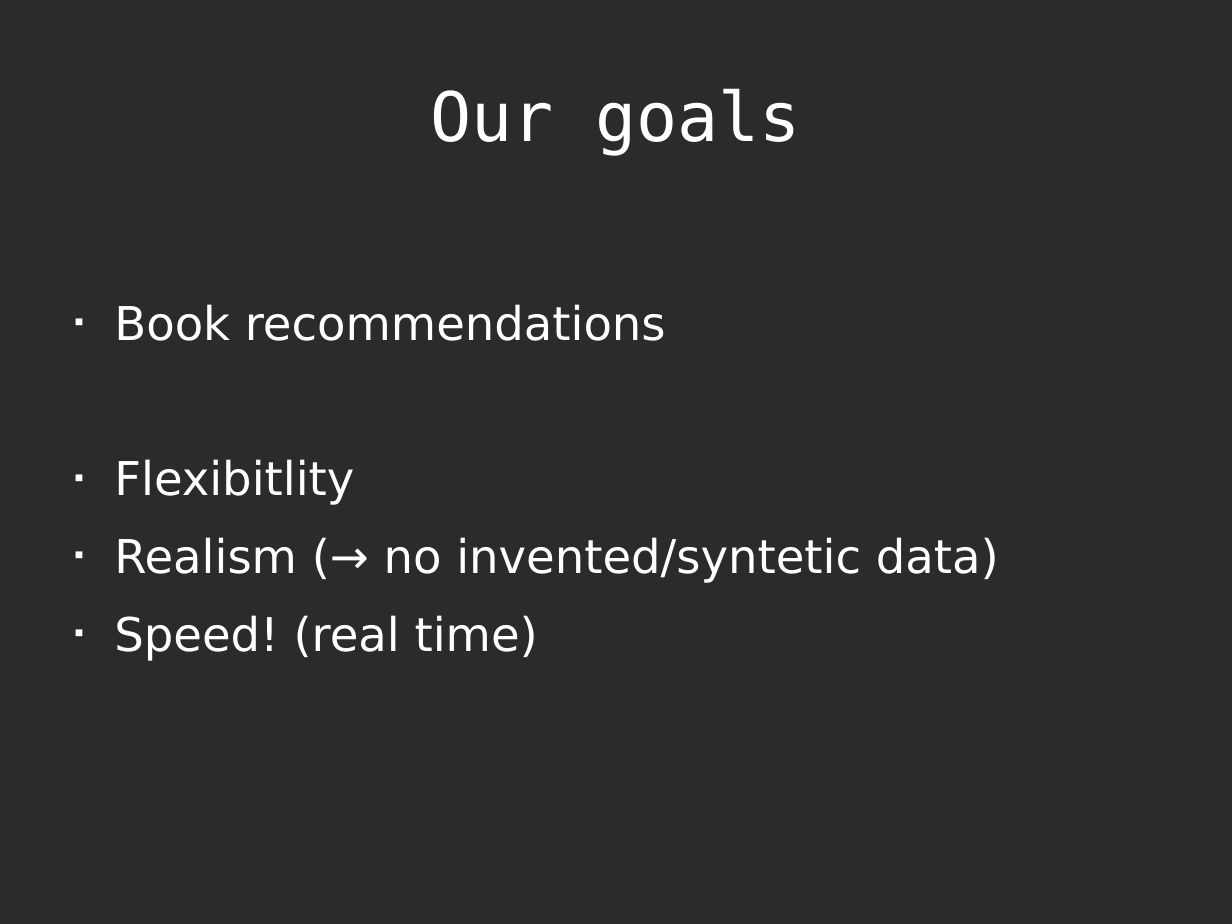
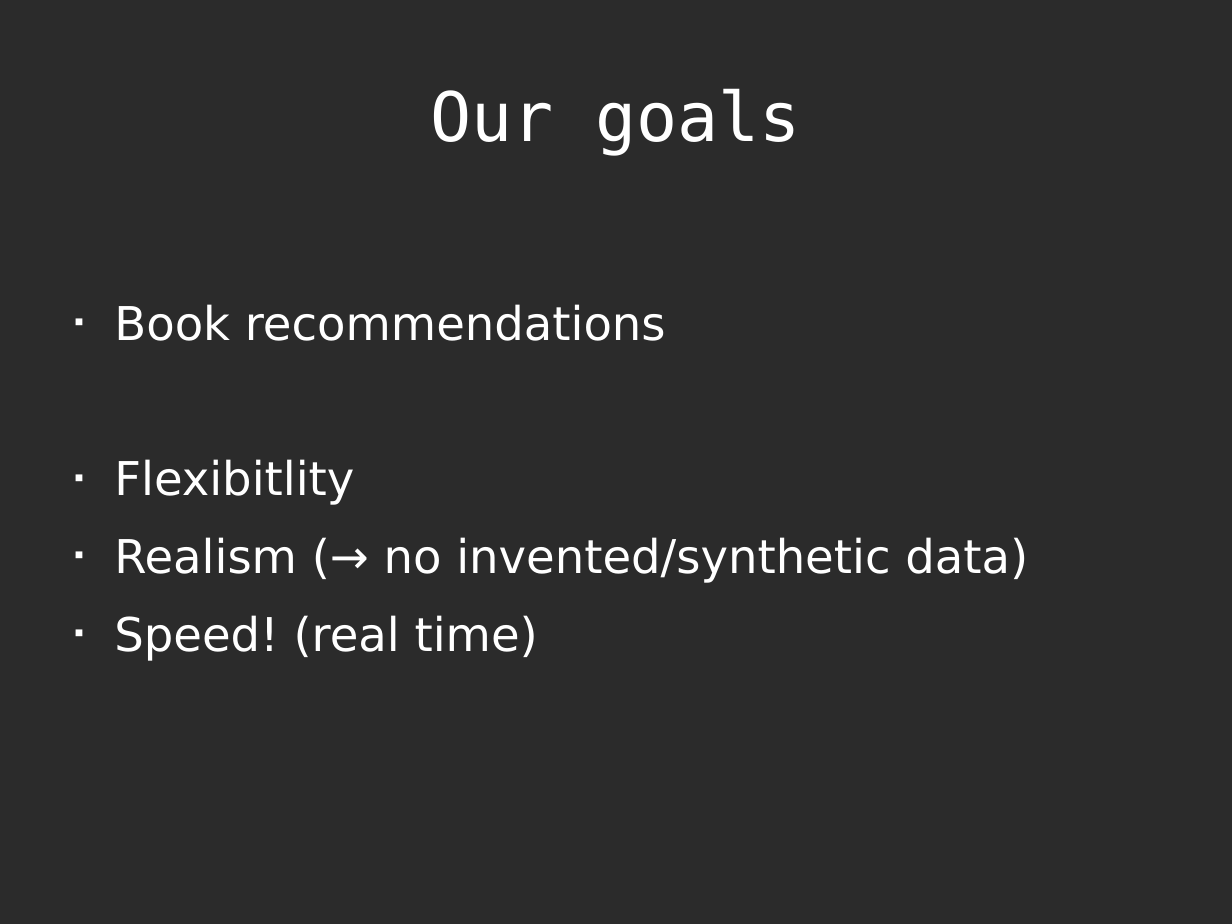
Before and after one commit to vogelsgesang/upc-od, a slide deck: slide 2 of documentation/od_presentation.odp. Drawn at 1232x924 pixels with LibreOffice and Linux fonts; fonts in the diff are those of the drawing; background and template pictures are left out; a plain dark background stands for a picture behind light text. Boxes give left, top, right and bottom in pixels: in the first picture for what was removed or moved away, otherwise in the second. Text is boxed around its words. In the diff, an @@ line names an element or a change of style, - is before the commit and + after.

```diff
--- a/documentation/od_presentation.odp
+++ b/documentation/od_presentation.odp
@@ text at (x1=114, y1=537, x2=1028, y2=583): text changed @@
-■ Realism (→ no invented/syntetic data)
+■ Realism (→ no invented/synthetic data)
```
Also in this commit, not shown: 3 other slides changed, 1 slide added, 1 slide removed, 2 other files.
